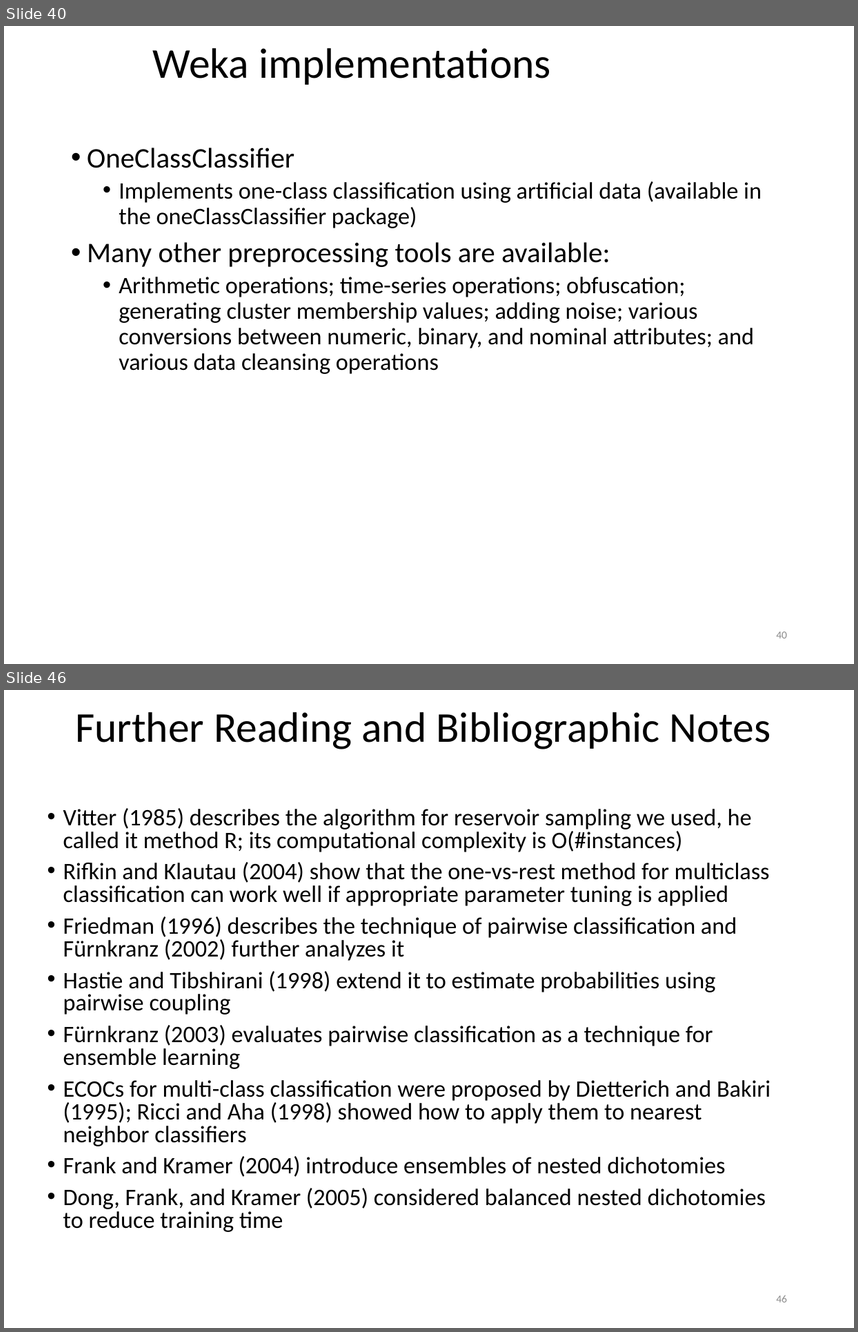
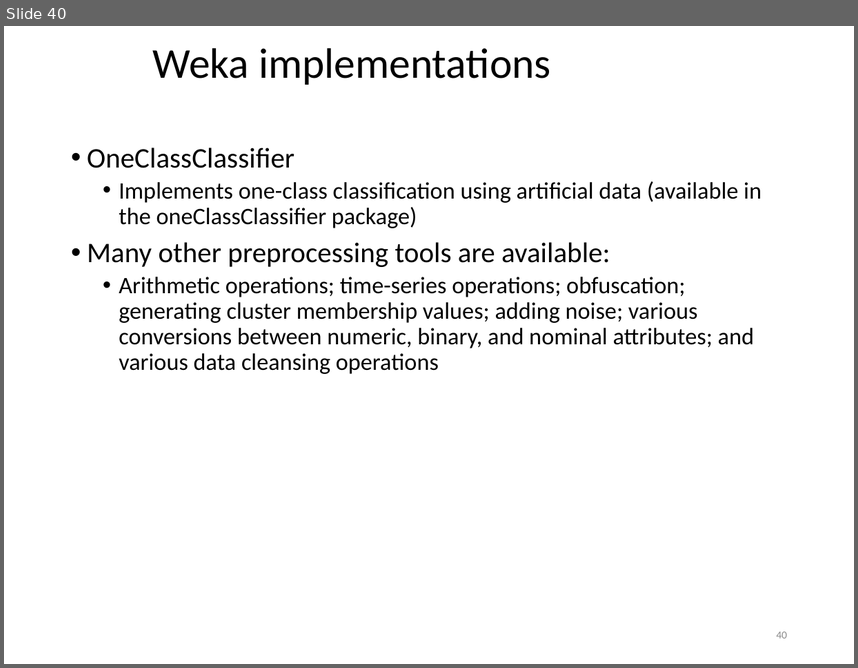
Before and after one commit to khaledmrasheed/khaledmrasheed.github.io, a slide deck: DMcourse/Chapter8.pptx. Shown one above the other, each under a label of ours: slides 40 and 46 before the commit, slide 40 after it; the slides between them are not shown. The pictures are 858x1332 and 858x668 pixels, drawn with LibreOffice and Linux fonts; fonts in the diff are those of the drawing. Boxes give left, top, right and bottom in pixels: in the first picture for what was removed or moved away, otherwise in the second. Text is boxed around its words. In the diff, an @@ line names an element or a change of style, - is before the commit and + after.

```diff
--- a/DMcourse/Chapter8.pptx
+++ b/DMcourse/Chapter8.pptx
@@ slide 46 removed at (x1=4, y1=690, x2=854, y2=1328), background #FFFFFF @@
@@ title removed at (x1=75, y1=712, x2=771, y2=749) @@
-Further Reading and Bibliographic Notes
@@ text removed at (x1=63, y1=808, x2=771, y2=1232) @@
-• Vitter (1985) describes the algorithm for reservoir sampling we used, he called it method R; its computational complexity is O(#instances)
-• Rifkin and Klautau (2004) show that the one-vs-rest method for multiclass classification can work well if appropriate parameter tuning is applied
-• Friedman (1996) describes the technique of pairwise classification and Fürnkranz (2002) further analyzes it
-• Hastie and Tibshirani (1998) extend it to estimate probabilities using pairwise coupling
-• Fürnkranz (2003) evaluates pairwise classification as a technique for ensemble learning
-• ECOCs for multi-class classification were proposed by Dietterich and Bakiri (1995); Ricci and Aha (1998) showed how to apply them to nearest neighbor classifiers
-• Frank and Kramer (2004) introduce ensembles of nested dichotomies
-• Dong, Frank, and Kramer (2005) considered balanced nested dichotomies to reduce training time
@@ page number removed at (x1=776, y1=1294, x2=787, y2=1302) @@
-46
```
Also in this commit, not shown: 6 other slides removed.
